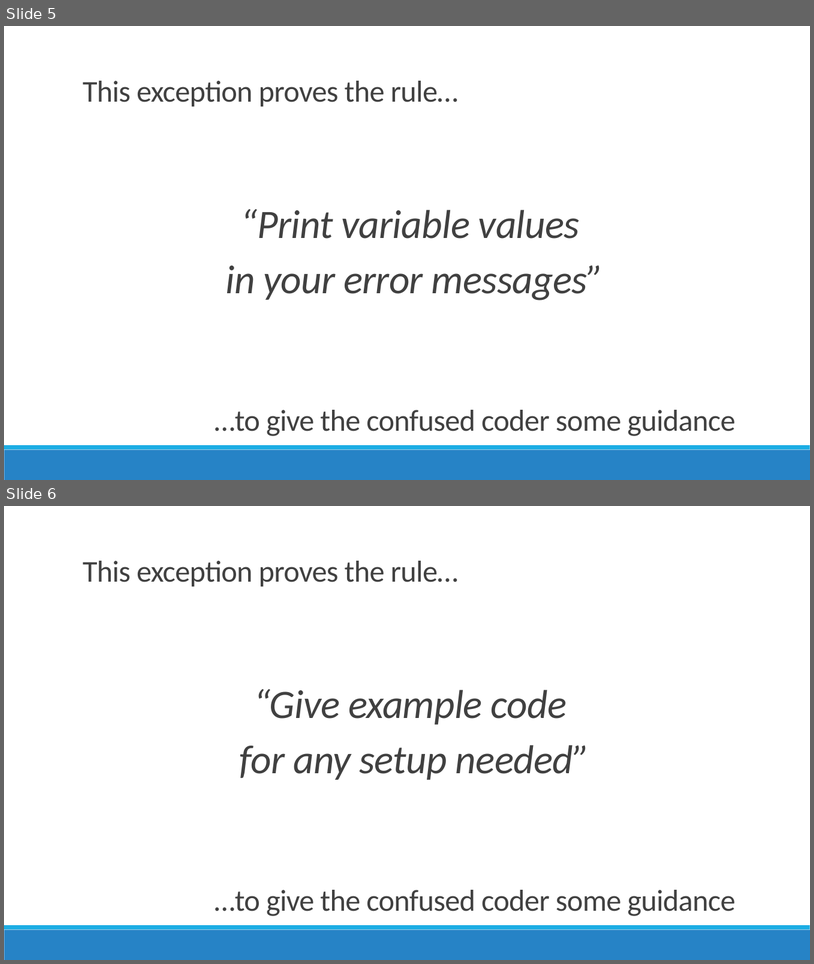
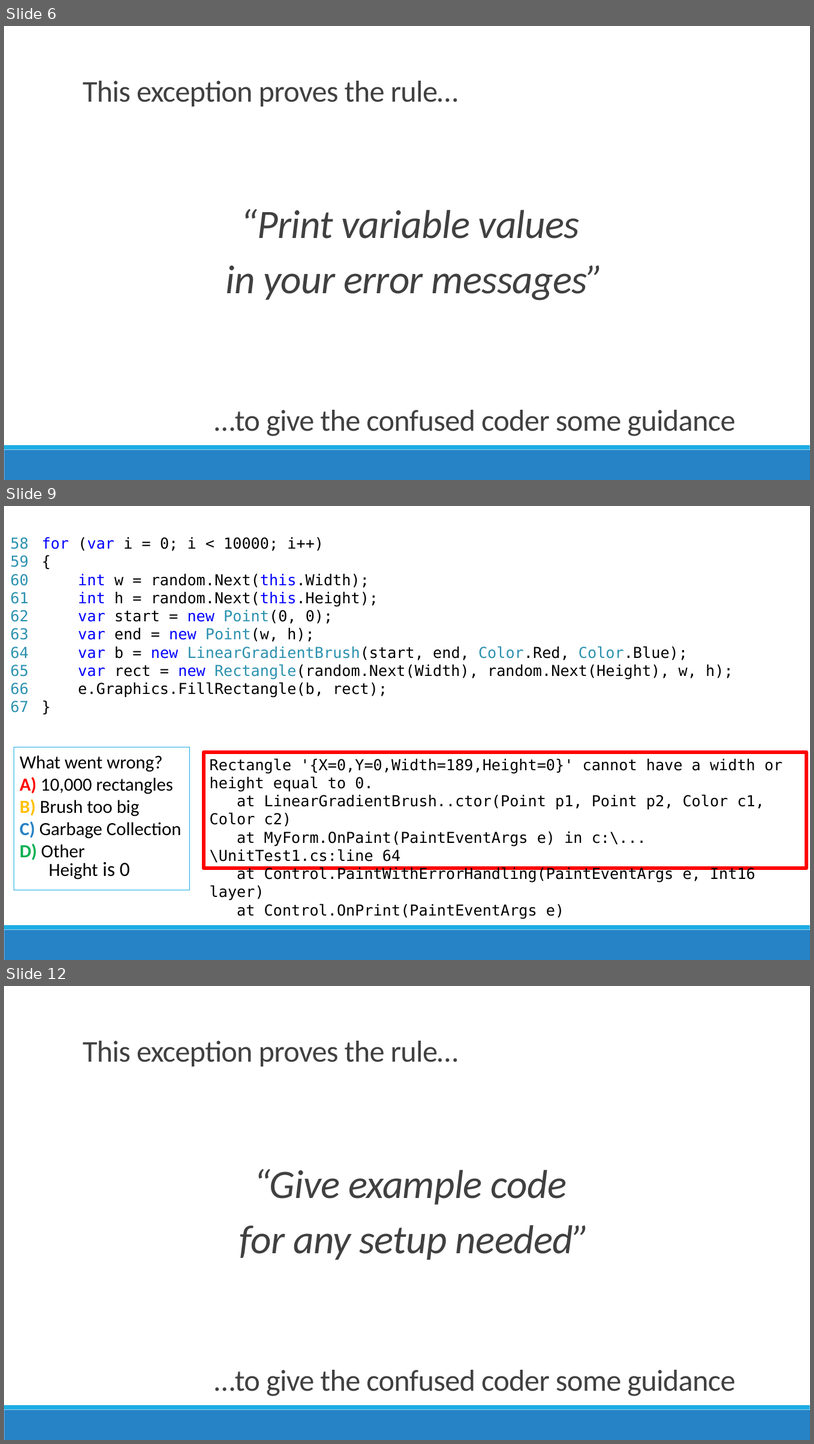
Before and after one commit to jamesrcounts/ExceptionalTalk, a slide deck: Talk.pptx. Shown one above the other, each under a label of ours: slides 5 and 6 before the commit, slides 6, 9 and 12 after it; the slides between them are not shown. The pictures are 814x964 and 814x1444 pixels, drawn with LibreOffice and Linux fonts; fonts in the diff are those of the drawing. Boxes give left, top, right and bottom in pixels: in the first picture for what was removed or moved away, otherwise in the second. Text is boxed around its words. In the diff, an @@ line names an element or a change of style, - is before the commit and + after.

```diff
--- a/Talk.pptx
+++ b/Talk.pptx
@@ slide 9 added at bbox=[4, 506, 810, 960], background #FFFFFF; not listed: 2 template elements that a slide beside it also shows @@
@@ text added at bbox=[11, 537, 29, 712], 18 pt, text #2B91AF @@
+58
+59
+60
+61
+62
+63
+64
+65
+66
+67
@@ text added at bbox=[42, 537, 734, 697], 18 pt, text #000000 @@
+for (var i = 0; i < 10000; i++)
+{
+int w = random.Next(this.Width);
+int h = random.Next(this.Height);
+var start = new Point(0, 0);
+var end = new Point(w, h);
+var b = new LinearGradientBrush(start, end, Color.Red, Color.Blue);
+var rect = new Rectangle(random.Next(Width), random.Next(Height), w, h);
+e.Graphics.FillRectangle(b, rect);
+}
@@ rectangle added at bbox=[14, 747, 190, 890], outline #1CADE4 0.75 pt, 22 pt, text #000000 @@
+What went wrong?
+A) 10,000 rectangles
+B) Brush too big
+C) Garbage Collection
+D) Other
@@ rectangle added at bbox=[204, 752, 807, 868], outline #FF0000 4.5 pt, 18 pt, text #000000 @@
+Rectangle '{X=0,Y=0,Width=189,Height=0}' cannot have a width or height equal to 0.
+at LinearGradientBrush..ctor(Point p1, Point p2, Color c1, Color c2)
+at MyForm.OnPaint(PaintEventArgs e) in c:\...\UnitTest1.cs:line 64
+at Control.PaintWithErrorHandling(PaintEventArgs e, Int16 layer)
+at Control.OnPrint(PaintEventArgs e)
@@ text added at bbox=[49, 862, 130, 879], 22 pt, text #000000 @@
+Height is 0
@@ what was slide 5 is now slide 6 @@
@@ what was slide 6 is now slide 12 @@
```
Also in this commit, not shown: 1 slide changed, 4 other slides added, 7 other files.
